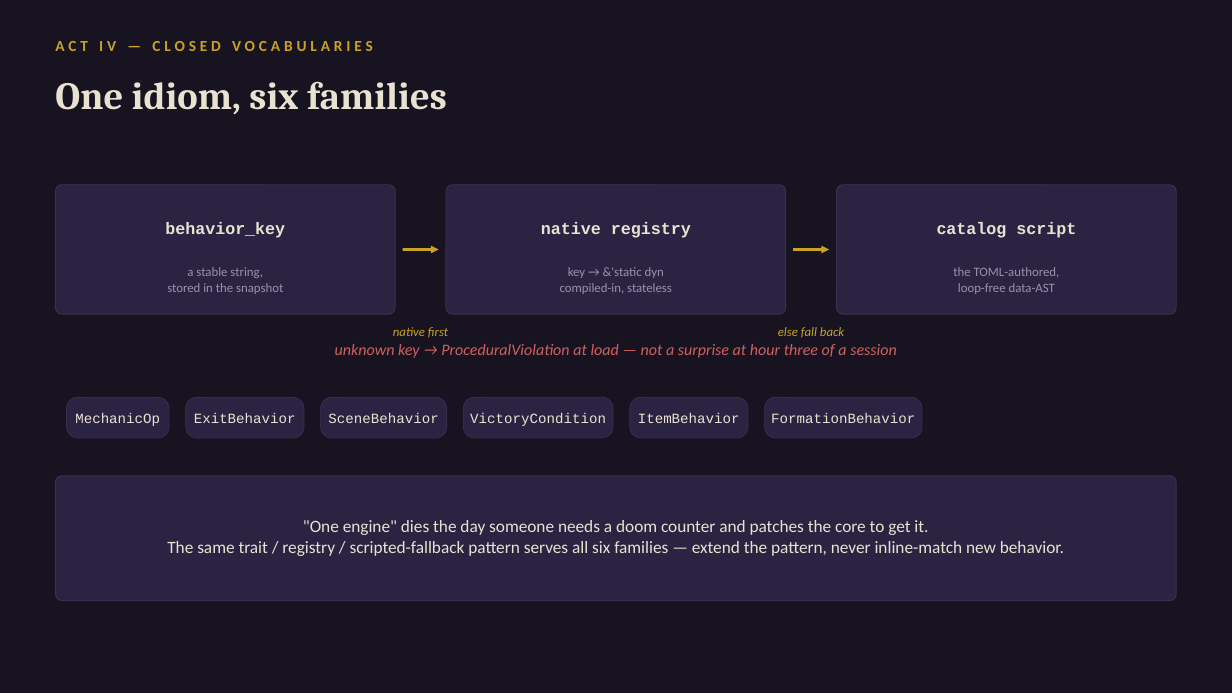
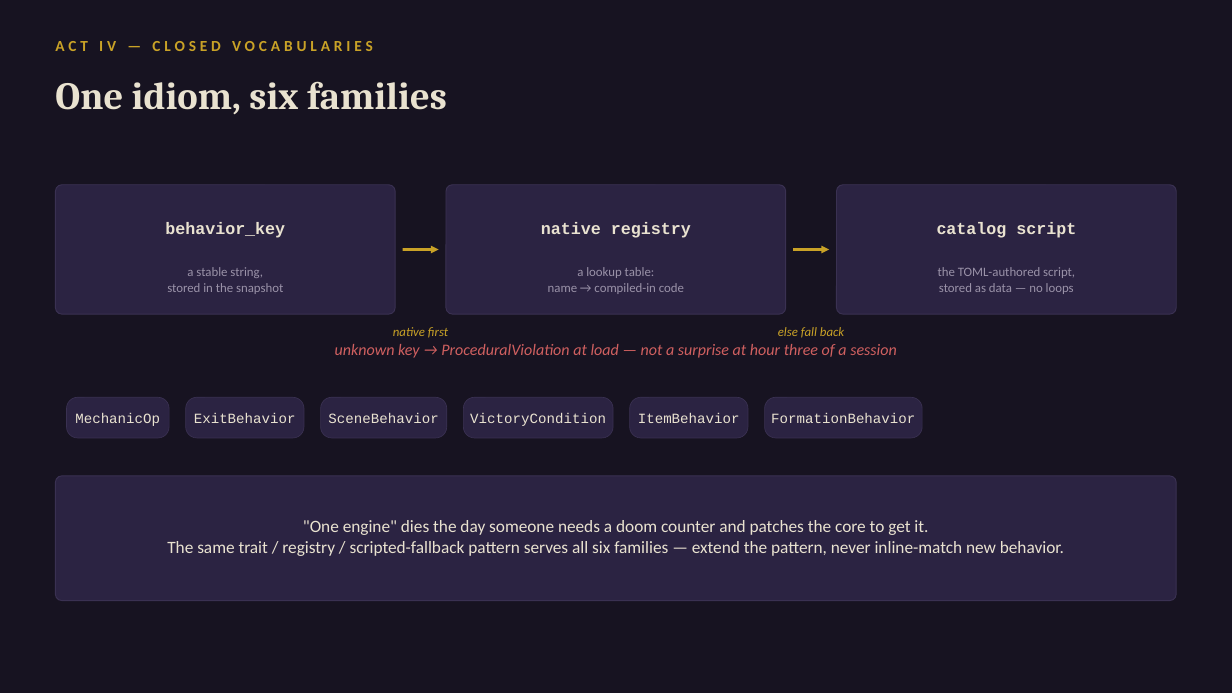
Before and after one commit to daniel0mullins/WickedWays, a slide deck: slide 9 of docs/talks/decks/04-deep-dive.pptx. Drawn at 1232x693 pixels with LibreOffice and Linux fonts; fonts in the diff are those of the drawing. Boxes give left, top, right and bottom in pixels: in the first picture for what was removed or moved away, otherwise in the second. Text is boxed around its words. In the diff, an @@ line names an element or a change of style, - is before the commit and + after.

```diff
--- a/docs/talks/decks/04-deep-dive.pptx
+++ b/docs/talks/decks/04-deep-dive.pptx
@@ text at (x1=548, y1=267, x2=684, y2=294): text changed @@
-key → &'static dyn
-compiled-in, stateless
+a lookup table:
+name → compiled-in code
@@ text at (x1=938, y1=267, x2=1075, y2=294): text changed @@
-the TOML-authored,
-loop-free data-AST
+the TOML-authored script,
+stored as data — no loops
```
Also in this commit, not shown: 9 other slides changed, 7 other files.
